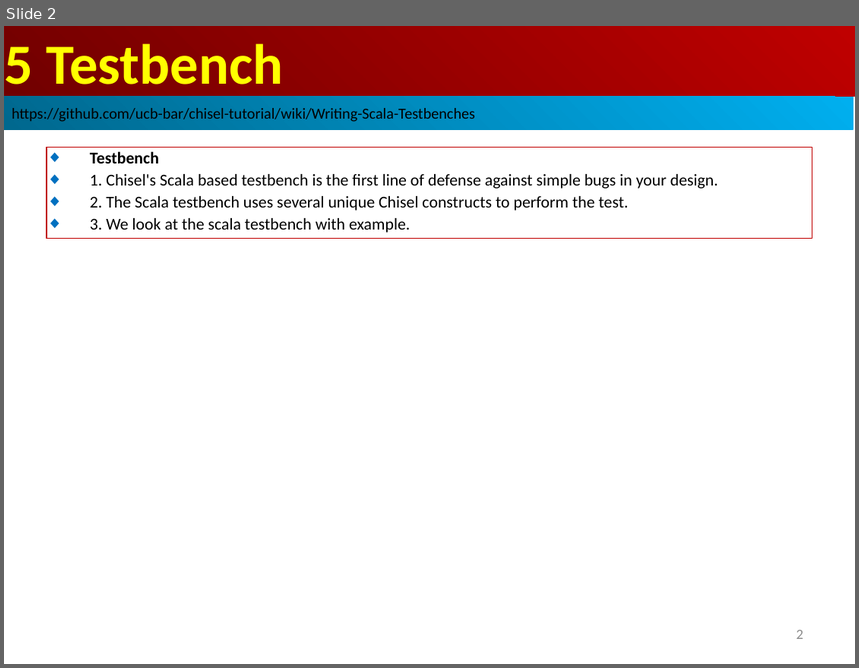
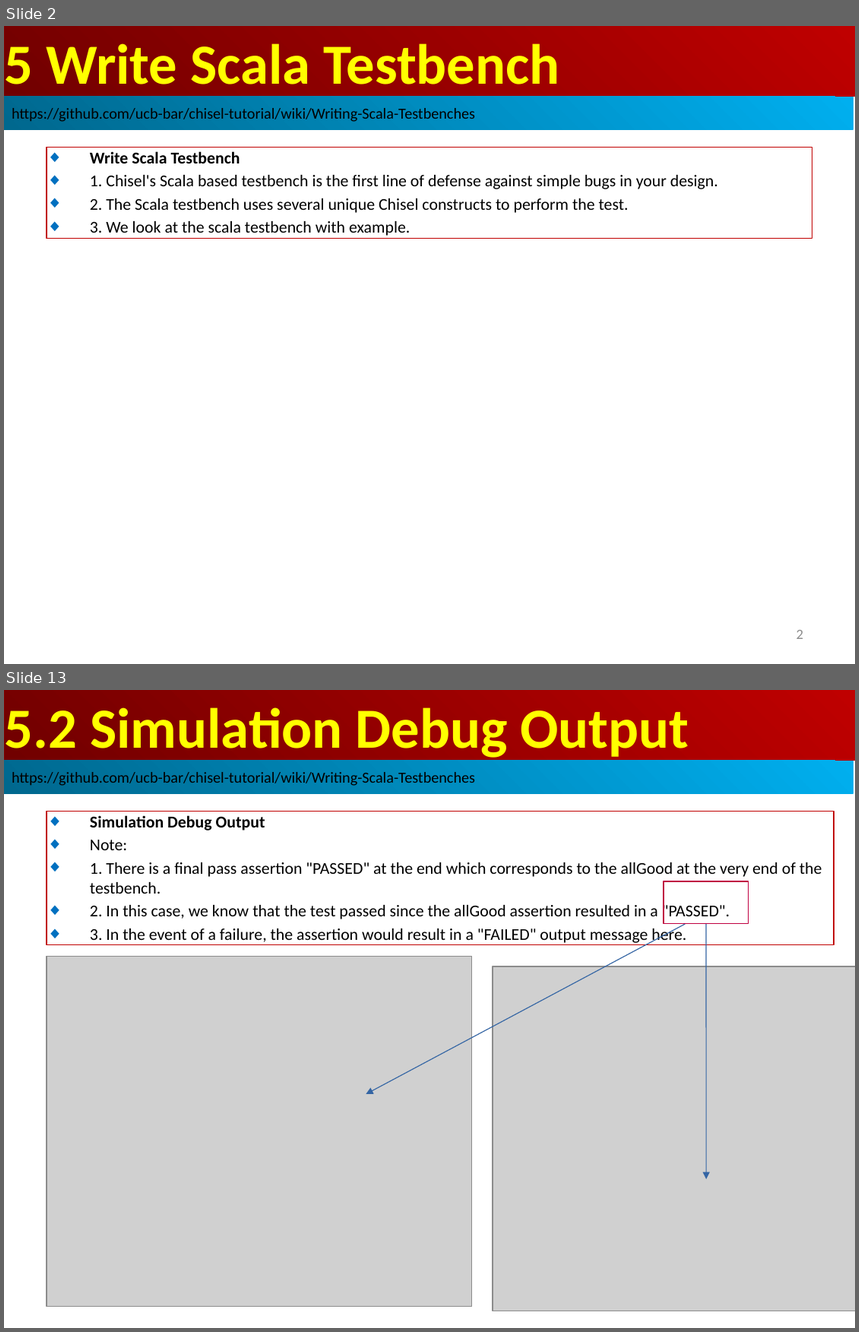
Before and after one commit to peterhchen/AIU_CS800_Chisel, a slide deck: 700_Dev_Guide/005_Testbench/000_Video/005_Testbench.ppt. Shown one above the other, each under a label of ours: slide 2 before the commit, slides 2 and 13 after it; the slides between them are not shown. The pictures are 859x668 and 859x1332 pixels, drawn with LibreOffice and Linux fonts; fonts in the diff are those of the drawing; grey boxes stand for pictures. Boxes give left, top, right and bottom in pixels: in the first picture for what was removed or moved away, otherwise in the second. Text is boxed around its words. In the diff, an @@ line names an element or a change of style, - is before the commit and + after.

```diff
--- a/700_Dev_Guide/005_Testbench/000_Video/005_Testbench.ppt
+++ b/700_Dev_Guide/005_Testbench/000_Video/005_Testbench.ppt
@@ slide 13 added at (x1=4, y1=690, x2=855, y2=1328), background #FFFFFF @@
@@ rectangle added at (x1=5, y1=690, x2=855, y2=761), fill gradient #BF0000 to #710000, 48 pt, text #FFFF00, bold @@
+5.2 Simulation Debug Output
@@ rectangle added at (x1=4, y1=761, x2=854, y2=794), fill gradient #00AFEF to #00688E, 13 pt, text #000000 @@
+https://github.com/ucb-bar/chisel-tutorial/wiki/Writing-Scala-Testbenches
@@ rectangle added at (x1=47, y1=811, x2=834, y2=945), outline #C00000 0.74 pt, 14 pt, text #000000 @@
+◆ Simulation Debug Output
+◆ Note:
+◆ 1. There is a final pass assertion "PASSED" at the end which corresponds to the allGood at the very end of the testbench.
+◆ 2. In this case, we know that the test passed since the allGood assertion resulted in a "PASSED".
+◆ 3. In the event of a failure, the assertion would result in a "FAILED" output message here.
@@ rectangle added at (x1=664, y1=882, x2=749, y2=924), outline #BF0041 0.74 pt @@
@@ arrow added from (685, 924) to (366, 1094), #3465A4 0.74 pt @@
@@ arrow added from (706, 924) to (706, 1179), #3465A4 0.74 pt @@
@@ picture added at (x1=47, y1=957, x2=472, y2=1307) @@
@@ picture added at (x1=493, y1=967, x2=855, y2=1312) @@
@@ slide 2 changed as well @@
@@ text in rectangle at (x1=5, y1=43, x2=560, y2=97): text changed @@
-5 Testbench
+5 Write Scala Testbench
@@ text in rectangle at (x1=90, y1=151, x2=240, y2=164): text changed @@
-◆ Testbench
+◆ Write Scala Testbench
```
Also in this commit, not shown: 1 other slide changed, 20 other slides added.
